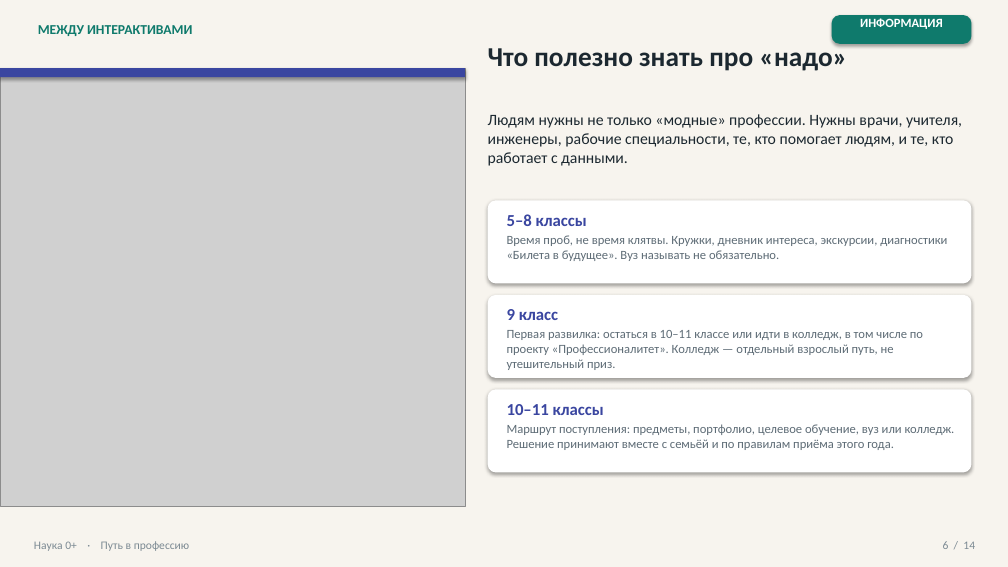
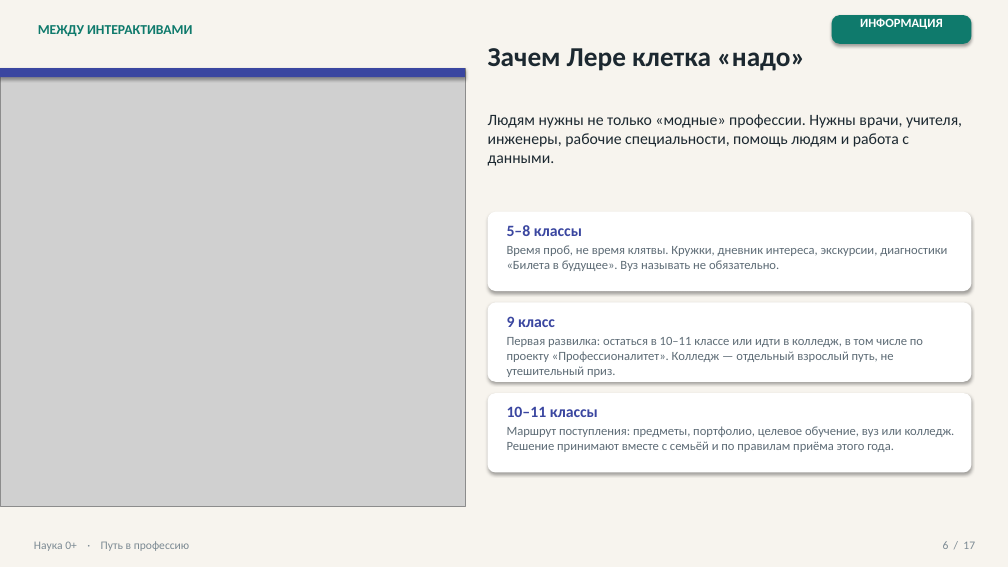
Before and after one commit to Sema917/-tourism, a slide deck: slide 6 of materials/Путь_в_профессию_презентация_60_минут.pptx. Drawn at 1008x567 pixels with LibreOffice and Linux fonts; fonts in the diff are those of the drawing; grey boxes stand for pictures. Boxes give left, top, right and bottom in pixels: in the first picture for what was removed or moved away, otherwise in the second. Text is boxed around its words. In the diff, an @@ line names an element or a change of style, - is before the commit and + after.

```diff
--- a/materials/Путь_в_профессию_презентация_60_минут.pptx
+++ b/materials/Путь_в_профессию_презентация_60_минут.pptx
@@ text at (488,48,805,71): text changed @@
-Что полезно знать про «надо»
+Зачем Лере клетка «надо»
@@ text at (488,114,962,166): text changed @@
-Людям нужны не только «модные» профессии. Нужны врачи, учителя, инженеры, рабочие специальности, те, кто помогает людям, и те, кто работает с данными.
+Людям нужны не только «модные» профессии. Нужны врачи, учителя, инженеры, рабочие специальности, помощь людям и работа с данными.
@@ rounded rectangle: place and size @@
-rounded rectangle at (488,200,972,284)
+rounded rectangle at (488,212,972,291)
@@ text at (507,225,582,236): size 16 to 15 pt in "5–8 классы" @@
@@ text "5–8 классы": place and size @@
-text "5–8 классы" at (507,214,947,261)
+text "5–8 классы" at (507,225,947,271)
@@ rounded rectangle: place and size @@
-rounded rectangle at (488,295,972,378)
+rounded rectangle at (488,302,972,382)
@@ text at (507,316,555,327): size 16 to 15 pt in "9 класс" @@
@@ text "9 класс": place and size @@
-text "9 класс" at (507,309,923,370)
+text "9 класс" at (507,316,923,377)
@@ rounded rectangle: place and size @@
-rounded rectangle at (488,389,972,473)
+rounded rectangle at (488,393,972,473)
@@ text at (507,406,598,417): size 16 to 15 pt in "10–11 классы" @@
@@ text at (943,541,975,549): text changed @@
-6 / 14
+6 / 17
```
Also in this commit, not shown: 6 other slides changed, 10 slides added, 7 slides removed, 9 other files.
